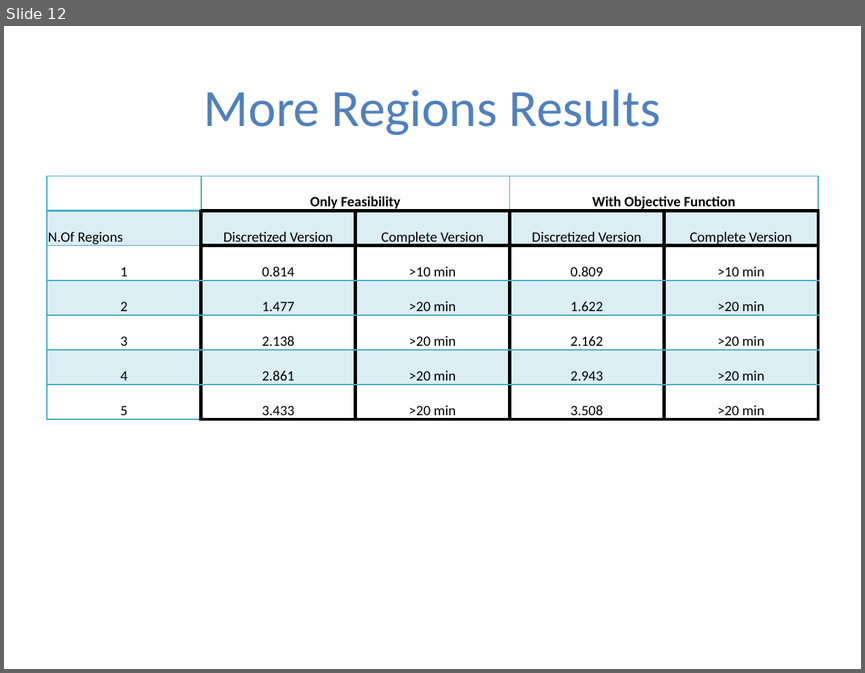
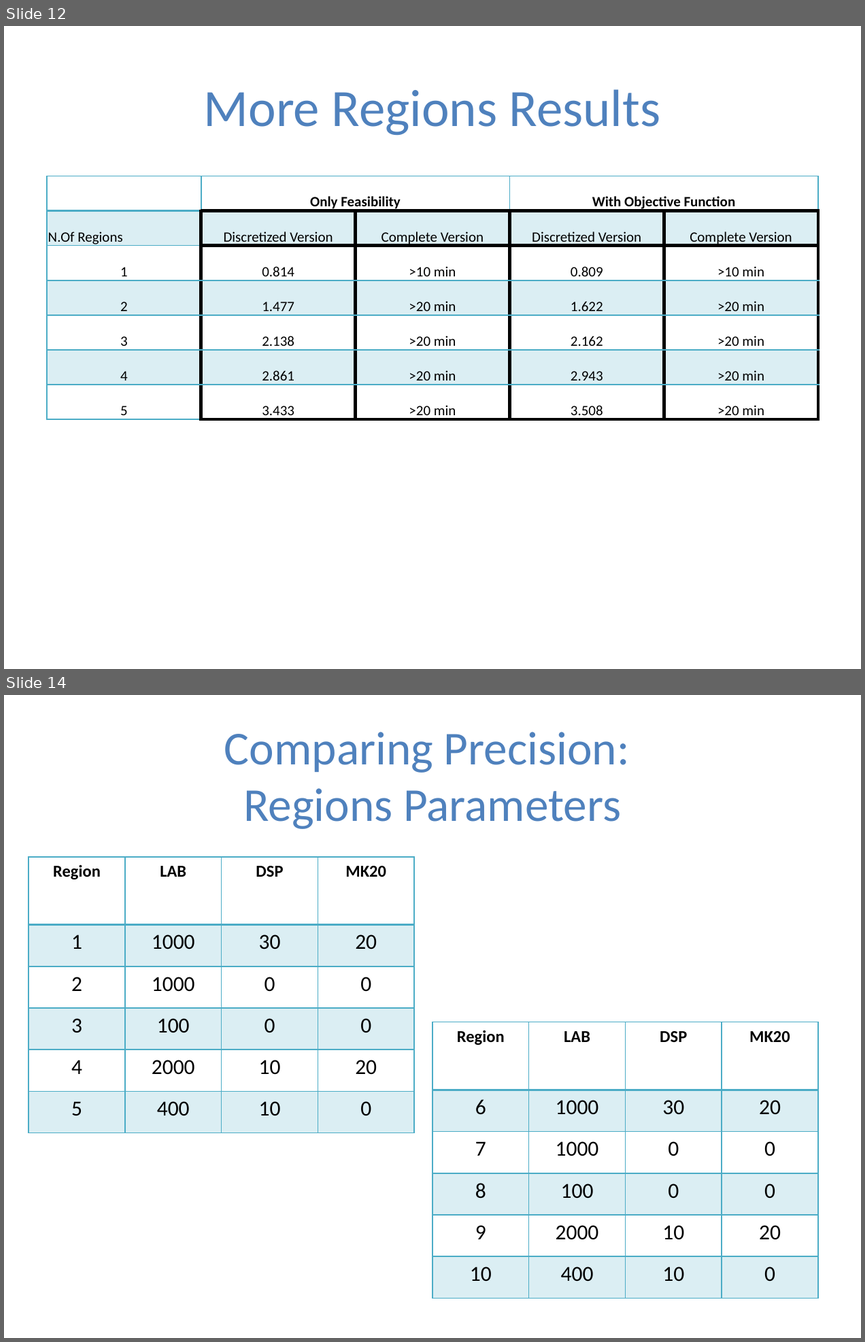
Before and after one commit to andreino7/FloorPlacer, a slide deck: ResultPresentation.pptx. Shown one above the other, each under a label of ours: slide 12 before the commit, slides 12 and 14 after it; the slides between them are not shown. The pictures are 865x673 and 865x1342 pixels, drawn with LibreOffice and Linux fonts; fonts in the diff are those of the drawing. Boxes give left, top, right and bottom in pixels: in the first picture for what was removed or moved away, otherwise in the second. Text is boxed around its words. In the diff, an @@ line names an element or a change of style, - is before the commit and + after.

```diff
--- a/ResultPresentation.pptx
+++ b/ResultPresentation.pptx
@@ slide 14 added at [4,695,861,1338], background #FFFFFF @@
@@ title added at [224,732,630,829], 39.6 pt, text #4F81BD @@
+Comparing Precision:
+Regions Parameters
@@ table added at [29,857,413,1133], 6 rows, 4 columns @@
+Region | LAB | DSP | MK20
+1 | 1000 | 30 | 20
+2 | 1000 | 0 | 0
+3 | 100 | 0 | 0
+4 | 2000 | 10 | 20
+5 | 400 | 10 | 0
@@ table added at [432,1021,816,1297], 6 rows, 4 columns @@
+Region | LAB | DSP | MK20
+6 | 1000 | 30 | 20
+7 | 1000 | 0 | 0
+8 | 100 | 0 | 0
+9 | 2000 | 10 | 20
+10 | 400 | 10 | 0
```
Also in this commit, not shown: 2 other slides added, 7 other files.
